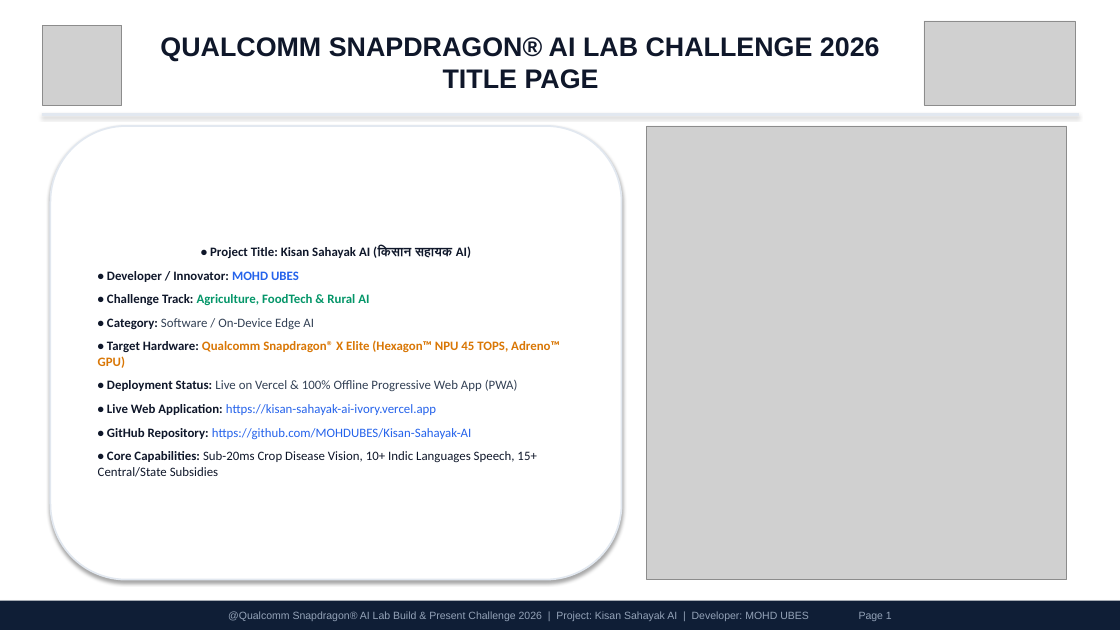
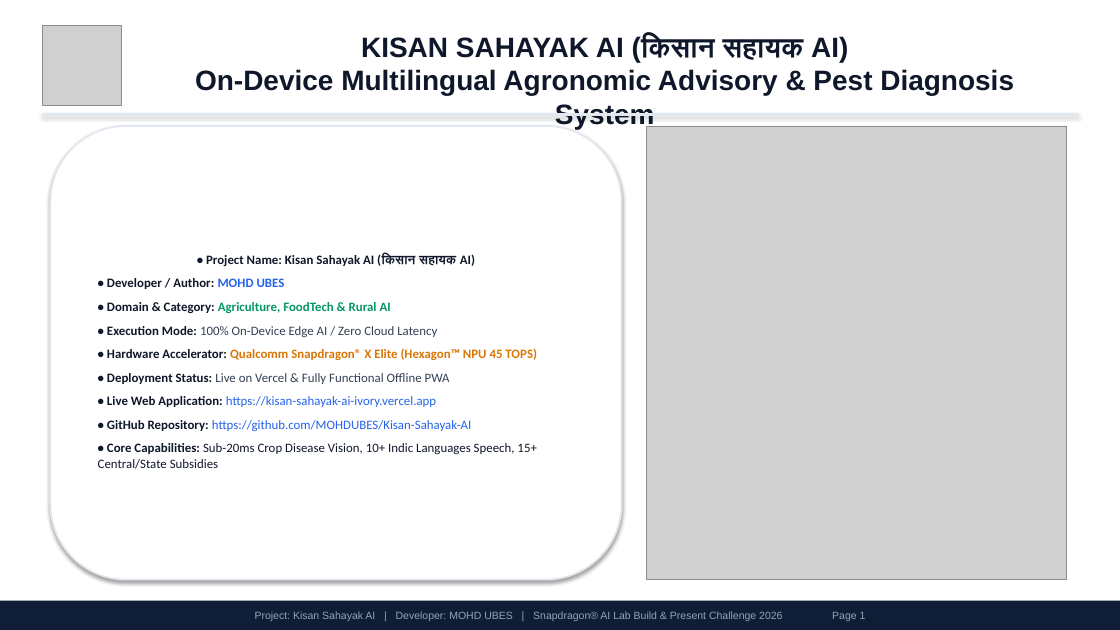
Before and after one commit to MOHDUBES/Kisan-Sahayak-AI, a slide deck: slide 1 of Kisan_Sahayak_AI_Pitch_Presentation.pptx. Drawn at 1120x630 pixels with LibreOffice and Linux fonts; fonts in the diff are those of the drawing; grey boxes stand for pictures. Boxes give left, top, right and bottom in pixels: in the first picture for what was removed or moved away, otherwise in the second. Text is boxed around its words. In the diff, an @@ line names an element or a change of style, - is before the commit and + after.

```diff
--- a/Kisan_Sahayak_AI_Pitch_Presentation.pptx
+++ b/Kisan_Sahayak_AI_Pitch_Presentation.pptx
@@ picture removed at [924,21,1075,105] @@
@@ text removed at [160,37,880,89] @@
-QUALCOMM SNAPDRAGON® AI LAB CHALLENGE 2026
-TITLE PAGE
@@ text added at [195,35,1014,96], 24 pt, text #0F172A, bold @@
+KISAN SAHAYAK AI (किसान सहायक AI)
+On-Device Multilingual Agronomic Advisory & Pest Diagnosis System
@@ text in rounded rectangle at [107,253,537,384]: text changed @@
-• Project Title: Kisan Sahayak AI (किसान सहायक AI)
-• Developer / Innovator: MOHD UBES
-• Challenge Track: Agriculture, FoodTech & Rural AI
-• Category: Software / On-Device Edge AI
-• Target Hardware: Qualcomm Snapdragon® X Elite (Hexagon™ NPU 45 TOPS, Adreno™ GPU)
-• Deployment Status: Live on Vercel & 100% Offline Progressive Web App (PWA)
+• Project Name: Kisan Sahayak AI (किसान सहायक AI)
+• Developer / Author: MOHD UBES
+• Domain & Category: Agriculture, FoodTech & Rural AI
+• Execution Mode: 100% On-Device Edge AI / Zero Cloud Latency
+• Hardware Accelerator: Qualcomm Snapdragon® X Elite (Hexagon™ NPU 45 TOPS)
+• Deployment Status: Live on Vercel & Fully Functional Offline PWA
@@ text in rectangle at [255,611,866,621]: text changed @@
-@Qualcomm Snapdragon® AI Lab Build & Present Challenge 2026 | Project: Kisan Sahayak AI | Developer: MOHD UBES Page 1
+Project: Kisan Sahayak AI | Developer: MOHD UBES | Snapdragon® AI Lab Build & Present Challenge 2026 Page 1
```
Also in this commit, not shown: 5 other slides changed, 2 other files.
